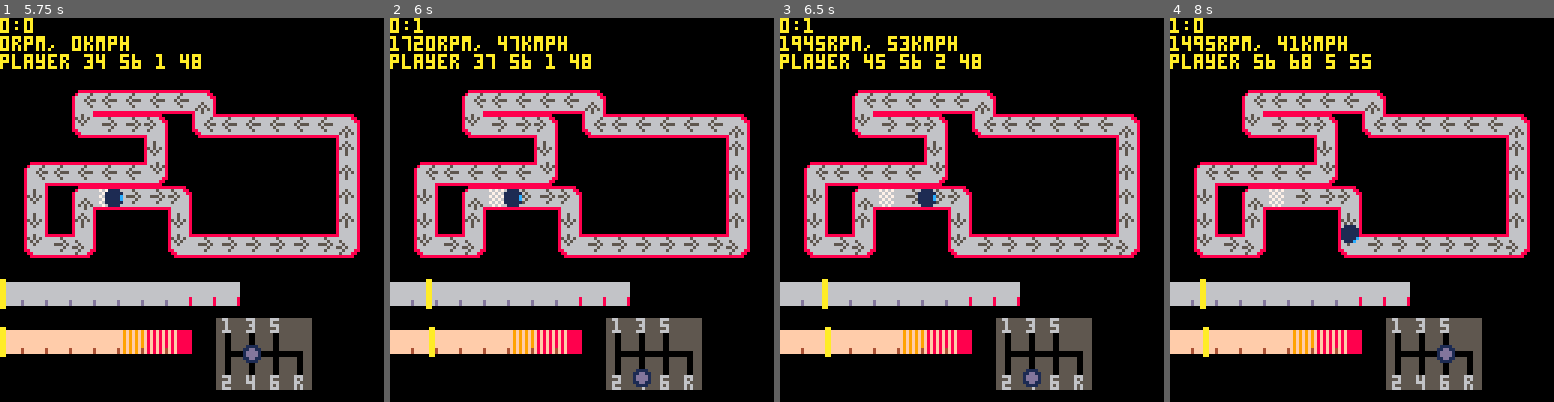
Above: before the commit, frames 1-4 (left to right).
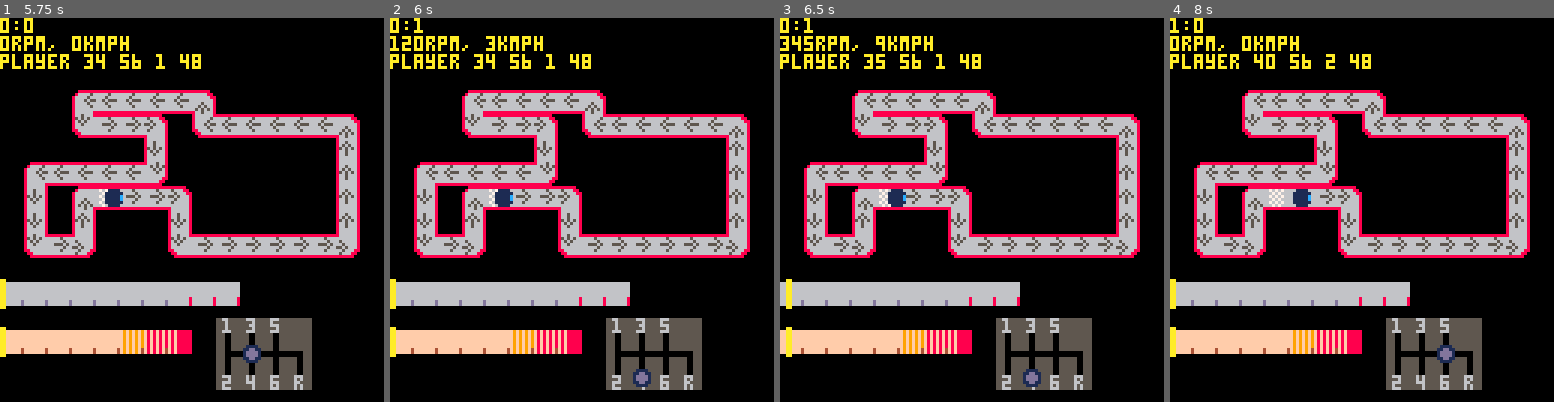
Above: after the commit, the same moments.

Repository: VedVid/PICOdrag
Game: PICO-8 cartridge picodrag.p8
Same seed, same stepped clock (60 frames per second), same inputs: the game is played once before the commit and once after it.
Inputs:
- Up to frame 1 (5.75 s): hold Right 1.6-2.1 s; hold Up 2.15-2.42 s; hold Right 2.47-3.03 s; hold Left 3.08-3.58 s; hold Down 3.63-3.97 s; hold Right 4.02-4.68 s; hold Up 4.73-5.03 s; hold Left 5.08-5.68 s; hold Down from 5.73 s (still down)
- Up to frame 2 (6 s): keep holding Down
- Up to frame 3 (6.5 s): release Down at 6.03 s; hold Right from 6.08 s (still down)
- Up to frame 4 (8 s): release Right at 6.58 s; hold Right 6.63-7.13 s; hold Up 7.18-7.45 s; hold Right from 7.5 s (still down)

Frame 1 is identical in both runs. In frame 2, 1.2% of the frame differs, in the area x 0-47%, y 4-89%; in frame 3, 1.5%; in frame 4, 1.8%, in the area x 0-53%, y 4-89%.

Commit message:
Now RPM dropdown is calculated as a percent of current RPM instead modified by a fixed amount

Diff:
--- a/picodrag.p8
+++ b/picodrag.p8
@@ -516,26 +516,39 @@
  car.gear_one_vmax = 56
  car.gear_one_time = 2.2
  car.gear_one_dropdown = 1000
+ -- dropdown ratio is % of dropdown of rpm_max
+ car.gear_one_dropdown_ratio =
+  0.15
  car.gear_two_ratio = 2.12
  car.gear_two_vmax = 96
  car.gear_two_time = 4.4
  car.gear_two_dropdown = 2300
+ car.gear_two_dropdown_ratio =
+  0.35
  car.gear_three_ratio = 1.53
  car.gear_three_vmax = 132
  car.gear_three_time = 7.4
  car.gear_three_dropdown = 1600
+ car.gear_three_dropdown_ratio =
+  0.25
  car.gear_four_ratio = 1.13
  car.gear_four_vmax = 179
  car.gear_four_time = 14.2
  car.gear_four_dropdown = 1600
+ car.gear_four_dropdown_ratio =
+  0.25
  car.gear_five_ratio = 0.91
  car.gear_five_vmax = 223
  car.gear_five_time = 27.3
  car.gear_five_dropdown = 1200
+ car.gear_five_dropdown_ratio =
+  0.18
  car.gear_six_ratio = 0.74
  car.gear_six_vmax = 272
  car.gear_six_time = 95.1
  car.gear_six_dropdown = 1250
+ car.gear_six_dropdown_ratio =
+  0.19
  car.gears_data = {
   {car.gear_one_vmax,
    car.gear_one_time,
@@ -582,22 +595,33 @@
  car.gear_one_vmax = 47
  car.gear_one_time = 3.0
  car.gear_one_dropdown = 1000
+ -- dropdown ratio is % of dropdown of rpm_max
+ car.gear_one_dropdown_ratio =
+  0.18
  car.gear_two_ratio = 2.24
  car.gear_two_vmax = 82
  car.gear_two_time = 6.3
  car.gear_two_dropdown = 2000
+ car.gear_two_dropdown_ratio =
+  0.36
  car.gear_three_ratio = 1.52
  car.gear_three_vmax = 121
  car.gear_three_time = 14.6
  car.gear_three_dropdown = 1500
+ car.gear_three_dropdown_ratio =
+  0.27
  car.gear_four_ratio = 1.16
  car.gear_four_vmax = 160
  car.gear_four_time = 54.9
  car.gear_four_dropdown = 1200
+ car.gear_four_dropdown_ratio =
+  0.22
  car.gear_five_ratio = 0.87
  car.gear_five_vmax = 212
  car.gear_five_time = 118.2
  car.gear_five_dropdown = 1100
+ car.gear_five_dropdown_ratio =
+  0.20
  car.gears_data = {
   {car.gear_one_vmax,
    car.gear_one_time,
@@ -655,59 +679,84 @@
 function car_calc_dropdown(car)
  if car.previous_gear == 1 then
   if car.current_gear == 2 then
-   car.current_rpm -= car.gear_two_dropdown
+   car.current_rpm -= car.current_rpm * car.gear_two_dropdown_ratio
   elseif car.current_gear == 3 then
-   car.current_rpm -= (car.gear_two_dropdown + car.gear_three_dropdown)
+   car.current_rpm -= car.current_rpm * (car.gear_two_dropdown_ratio + car.gear_three_dropdown_ratio)
   elseif car.current_gear == 4 then
-   car.current_rpm -= (car.gear_two_dropdown + car.gear_three_dropdown + car.gear_four_dropdown)
+   car.current_rpm -= car.current_rpm * (car.gear_two_dropdown_ratio + car.gear_three_dropdown_ratio + car.gear_four_dropdown_ratio)
   elseif car.current_gear == 5 then
-   car.current_rpm -= (car.gear_two_dropdown + car.gear_three_dropdown + car.gear_four_dropdown + car.gear_five_dropdown)
+   car.current_rpm -= car.current_rpm * (car.gear_two_dropdown_ratio + car.gear_three_dropdown_ratio + car.gear_four_dropdown_ratio + car.gear_five_dropdown_ratio)
+  elseif car.current_gear == 6 then
+   car.current_rpm -= car.current_rpm * (car.gear_two_dropdown_ratio + car.gear_three_dropdown_ratio + car.gear_four_dropdown_ratio + car.gear_five_dropdown_ratio + car.gear_six_dropdown_ratio)
   end
 
  elseif car.previous_gear == 2 then
   if car.current_gear == 1 then
-   car.current_rpm += car.gear_two_dropdown
+   car.current_rpm += car.current_rpm * car.gear_two_dropdown_ratio
   elseif car.current_gear == 3 then
-   car.current_rpm -= car.gear_three_dropdown
+   car.current_rpm -= car.current_rpm * car.gear_three_dropdown_ratio
   elseif car.current_gear == 4 then
-   car.current_rpm -= (car.gear_three_dropdown + car.gear_four_dropdown)
+   car.current_rpm -= car.current_rpm * (car.gear_three_dropdown_ratio + car.gear_four_dropdown_ratio)
   elseif car.current_gear == 5 then
-   car.current_rpm -= (car.gear_three_dropdown + car.gear_four_dropdwon + car.gear_five_dropdown)
+   car.current_rpm -= car.current_rpm * (car.gear_three_dropdown_ratio + car.gear_four_dropdown_ratio + car.gear_five_dropdown_ratio)
+  elseif car.current_gear == 6 then
+   car.current_rpm -= car.current_rpm * (car.gear_three_dropdown_ratio + car.gear_four_dropdown_ratio + car.gear_five_dropdown_ratio + car.gear_six_dropdown_ratio)
   end
 
  elseif car.previous_gear == 3 then
   if car.current_gear == 1 then
-   car.current_rpm += (car.gear_one_dropdown + car.gear_two_dropdown)
+   car.current_rpm += car.current_rpm * (car.gear_one_dropdown_ratio + car.gear_two_dropdown_ratio)
   elseif car.current_gear == 2 then
-   car.current_rpm += car.gear_two_dropdown
+   car.current_rpm += car.current_rpm * car.gear_two_dropdown_ratio
   elseif car.current_gear == 4 then
-   car.current_rpm -= car.gear_four_dropdown
+   car.current_rpm -= car.current_rpm * car.gear_four_dropdown_ratio
   elseif car.current_gear == 5 then
-   car.current_rpm -= (car.gear_four_dropdown + car.gear_five_dropdown)
+   car.current_rpm -= car.current_rpm * (car.gear_four_dropdown_ratio + car.gear_five_dropdown_ratio)
+  elseif car.current_gear == 6 then
+   car.current_rpm -= car.current_rpm * (car.gear_four_dropdown_ratio + car.gear_five_dropdown_ratio + car.gear_six_dropdown_ratio)
   end
 
  elseif car.previous_gear == 4 then
   if car.current_gear == 1 then
-   car.current_rpm += (car.gear_one_dropdown + car.gear_two_dropdown + car.gear_three_dropdown)
+   car.current_rpm += car.current_rpm * (car.gear_one_dropdown_ratio + car.gear_two_dropdown_ratio + car.gear_three_dropdown_ratio)
   elseif car.current_gear == 2 then
-   car.current_rpm += (car.gear_two_dropdown + car.gear_three_dropdown)
+   car.current_rpm += car.current_rpm * (car.gear_two_dropdown_ratio + car.gear_three_dropdown_ratio)
   elseif car.current_gear == 3 then
-   car.current_rpm += car.gear_three_dropdown
+   car.current_rpm += car.current_rpm * car.gear_three_dropdown_ratio
   elseif car.current_gear == 5 then
-   car.current_rpm -= car.gear_five_dropdown
+   car.current_rpm -= car.current_rpm * car.gear_five_dropdown_ratio
+  elseif car.current_gear == 6 then
+   car.current_rpm -= car.current_rpm * (car.gear_five_dropdown_ratio + car.gear_six_dropdown_ratio)
   end
 
  elseif car.previous_gear == 5 then
   if car.current_gear == 1 then
-   car.current_rpm += (car.gear_one_dropdown + car.gear_two_dropdown + car.gear_three_dropdown + car.gear_four_dropdown)
+   car.current_rpm += car.current_rpm * (car.gear_one_dropdown_ratio + car.gear_two_dropdown_ratio + car.gear_three_dropdown_ratio + car.gear_four_dropdown_ratio)
   elseif car.current_gear == 2 then
-   car.current_rpm += (car.gear_two_dropdown + car.gear_three_dropdown + car.gear_four_dropdown)
+   car.current_rpm += car.current_rpm * (car.gear_two_dropdown_ratio + car.gear_three_dropdown_ratio + car.gear_four_dropdown_ratio)
   elseif car.current_gear == 3 then
-   car.current_rpm += (car.gear_three_dropdown + car.gear_four_dropdown)
+   car.current_rpm += car.current_rpm * (car.gear_three_dropdown_ratio + car.gear_four_dropdown_ratio)
   elseif car.current_gear == 4 then
-   car.current_rpm += car.gear_four_dropdown
-  end
- end
+   car.current_rpm += car.current_rpm * car.gear_four_dropdown_ratio
+  elseif car.current_gear == 6 then
+   car.current_rpm -= car.current_rpm * car.gear_six_dropdown_ratio
+  end
+
+ elseif car.previous_gear == 6 then
+  if car.current_gear == 1 then
+   car.current_rpm += car.current_rpm * (car.gear_one_dropdown_ratio + car.gear_two_dropdown_ratio + car.gear_three_dropdown_ratio + car.gear_four_dropdown_ratio + car.gear_five_dropdown_ratio)
+  elseif car.current_gear == 2 then
+   car.current_rpm += car.current_rpm * (car.gear_two_dropdown_ratio + car.gear_three_dropdown_ratio + car.gear_four_dropdown_ratio + car.gear_five_dropdown_ratio)
+  elseif car.current_gear == 3 then
+   car.current_rpm += car.current_rpm * (car.gear_three_dropdown_ratio + car.gear_four_dropdown_ratio + car.gear_five_dropdown_ratio)
+  elseif car.current_gear == 4 then
+   car.current_rpm += car.current_rpm * (car.gear_four_dropdown_ratio + car.gear_five_dropdown_ratio)
+  elseif car.current_gear == 5 then
+   car.current_rpm += car.current_rpm * car.gear_five_dropdown_ratio
+  end
+ end
+
+ car.current_rpm = flr(car.current_rpm)
 end
 
 -- useful links:
